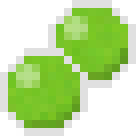
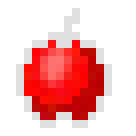
Revision of a layered (136, 136) image; what changed, layer by layer:
removed layer "Calque #1" (was 25%) over [16, 40, 128, 136]
removed layer "Calque" (was 45%) over [16, 16, 88, 88]
removed layer "pomme.png" over [0, 0, 136, 136]
added layer "Calque #4" (25%) above "Calque #3" over [32, 48, 104, 120]
added layer "Calque #3" (45%) above "Calque #2" over [32, 40, 80, 96]
added layer "Calque #2" over [16, 8, 112, 128]
